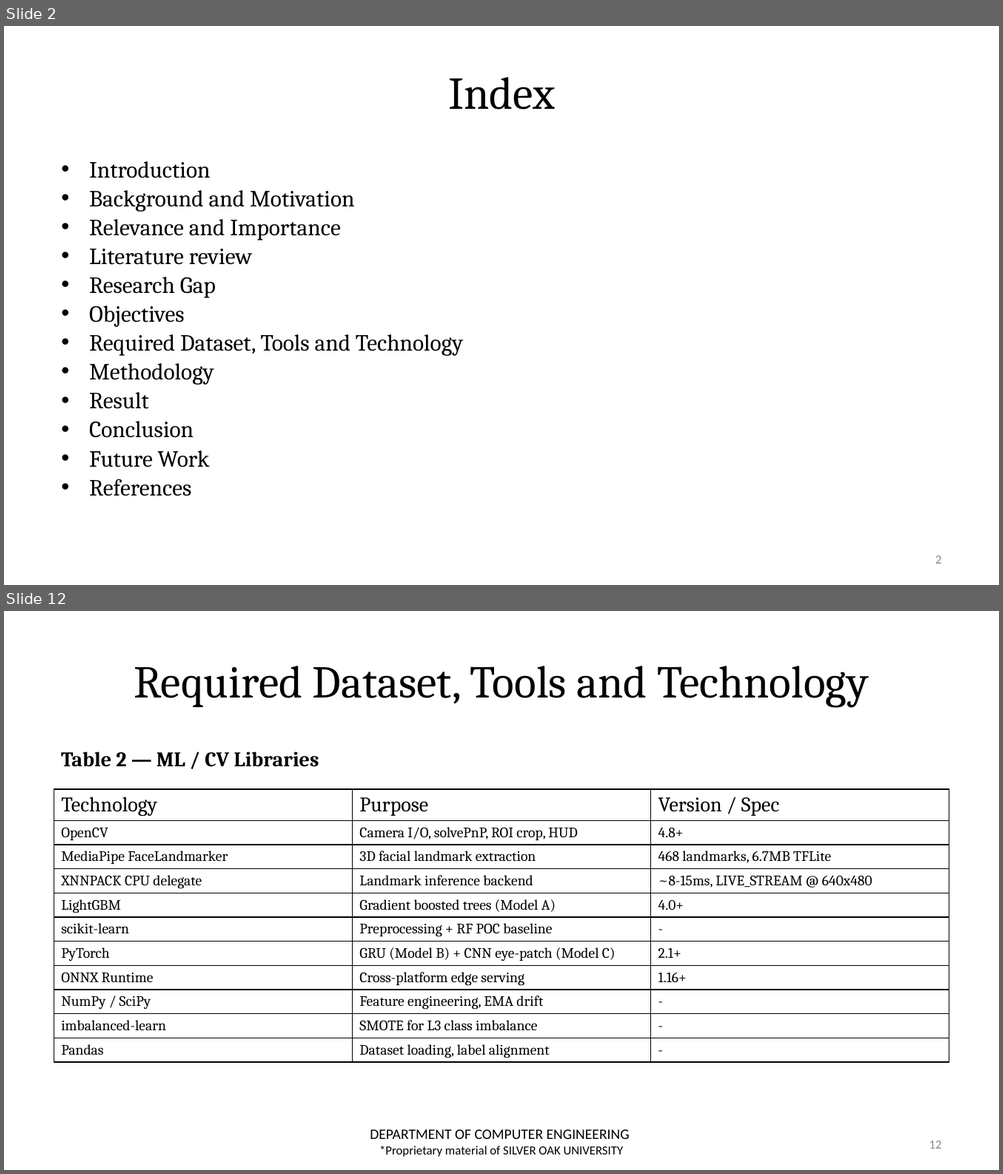
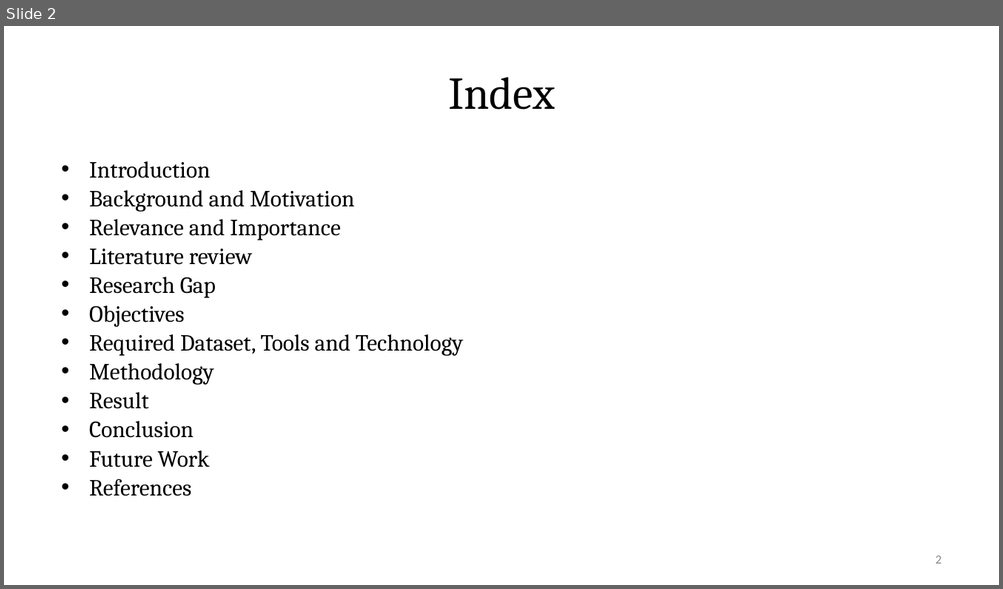
Before and after one commit to zoro1126/ALERT, a slide deck: review_docs/Review-2/NEW_Presentation_ALERT_CE_AIML_31.pptx. Shown one above the other, each under a label of ours: slides 2 and 12 before the commit, slide 2 after it; the slides between them are not shown. The pictures are 1003x1174 and 1003x589 pixels, drawn with LibreOffice and Linux fonts; fonts in the diff are those of the drawing; background and template pictures are left out. Boxes give left, top, right and bottom in pixels: in the first picture for what was removed or moved away, otherwise in the second. Text is boxed around its words. In the diff, an @@ line names an element or a change of style, - is before the commit and + after.

Commit message:
Added data for the report and model benchmarks

```diff
--- a/review_docs/Review-2/NEW_Presentation_ALERT_CE_AIML_31.pptx
+++ b/review_docs/Review-2/NEW_Presentation_ALERT_CE_AIML_31.pptx
@@ slide 12 removed at bbox=[4, 611, 999, 1170], background #FFFFFF @@
@@ title removed at bbox=[134, 666, 868, 708] @@
-Required Dataset, Tools and Technology
@@ text removed at bbox=[61, 752, 319, 767] @@
-Table 2 — ML / CV Libraries
@@ table removed at bbox=[54, 789, 949, 1071], 11 rows, 3 columns @@
-Technology | Purpose | Version / Spec
-OpenCV | Camera I/O, solvePnP, ROI crop, HUD | 4.8+
-MediaPipe FaceLandmarker | 3D facial landmark extraction | 468 landmarks, 6.7MB TFLite
-XNNPACK CPU delegate | Landmark inference backend | ~8-15ms, LIVE_STREAM @ 640x480
-LightGBM | Gradient boosted trees (Model A) | 4.0+
-scikit-learn | Preprocessing + RF POC baseline | -
-PyTorch | GRU (Model B) + CNN eye-patch (Model C) | 2.1+
-ONNX Runtime | Cross-platform edge serving | 1.16+
-NumPy / SciPy | Feature engineering, EMA drift | -
-imbalanced-learn | SMOTE for L3 class imbalance | -
-Pandas | Dataset loading, label alignment | -
@@ text removed at bbox=[370, 1130, 629, 1157] @@
-DEPARTMENT OF COMPUTER ENGINEERING
-*Proprietary material of SILVER OAK UNIVERSITY
@@ page number removed at bbox=[929, 1141, 942, 1149] @@
-12
```
Also in this commit, not shown: 13 slides changed, 5 slides added, 4 other slides removed, 9 other files.
